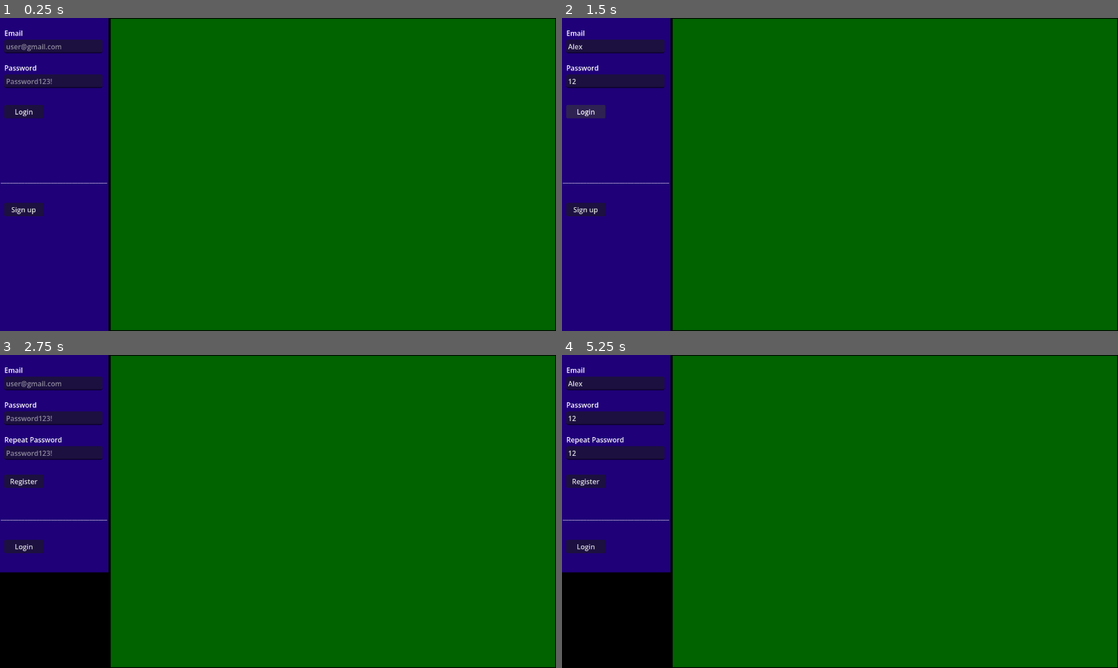
Above: before the commit, frames 1-4 (two rows, left to right).
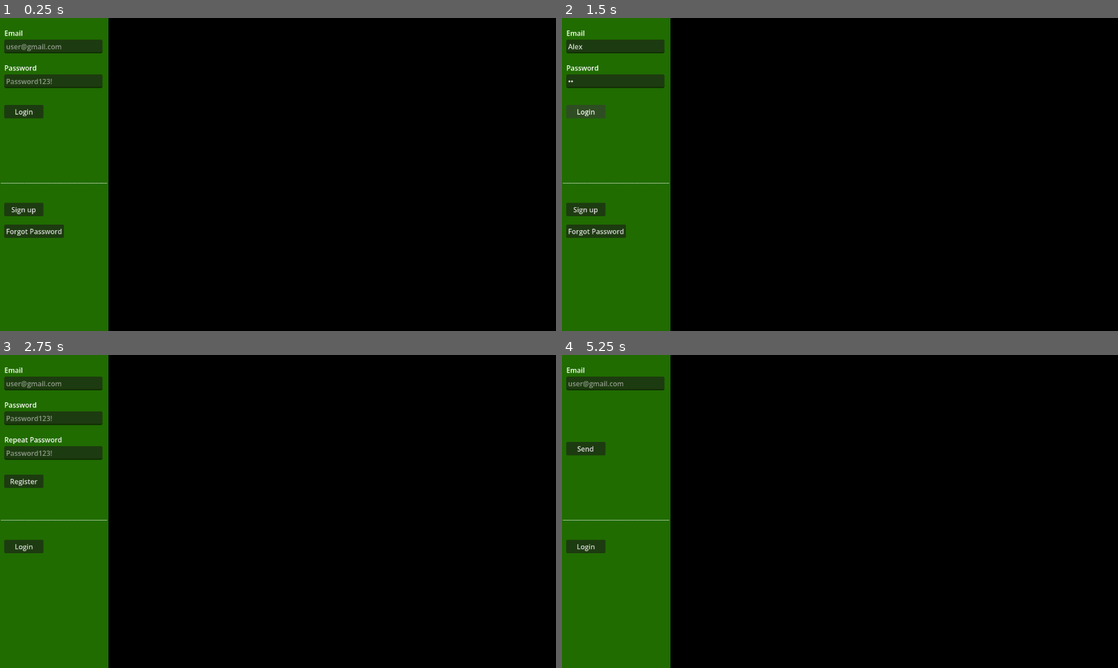
Above: after the commit, the same moments.

Repository: PM-Micael/Project-Dungeon-Life
Game: Godot game, scene res://Scenes/Clients/Main/Login/start_client.tscn
Same seed, same stepped clock (60 frames per second), same inputs: the game is played once before the commit and once after it.
Inputs (mouse positions are in pixels of both pictures, inside the frame that each line leads up to):
- Up to frame 1 (0.25 s): no input
- Up to frame 2 (1.5 s): click (617, 46) at 0.52 s; type "Alex" at 0.6 s; click (617, 80) at 0.75 s; type "12" at 0.83 s; click "Login" at 1.25 s
- Up to frame 3 (2.75 s): click "Sign up" at 2 s
- Up to frame 4 (5.25 s): click (617, 383) at 2.77 s; type "Alex" at 2.85 s; click (617, 417) at 3 s; type "12" at 3.08 s; click (617, 452) at 3.23 s; type "12" at 3.32 s; click "Register" at 3.5 s; click "Login" at 4.25 s; click "Sign up" (after the commit: "Forgot Password") at 5 s

The runs differ from the first frame. In frame 1, 99% of the frame differs, in the area x 0-100%, y 0-100%; in frame 2, 99%; in frame 3, 99%; in frame 4, 99%.
Error before the commit: Invalid access to property or key 'msg' on a base object of type 'Nil'. (res://Scenes/Clients/Main/Login/login.gd:58)
Error after the commit: Invalid access to property or key 'msg' on a base object of type 'Nil'. (res://Scenes/Clients/Main/Login/login.gd:111)

Commit message:
You can now reset your password should it be forgotten.

Diff:
--- a/Data/Helpers/auth.gd
+++ b/Data/Helpers/auth.gd
@@ -63,6 +63,53 @@
 	}
 
 
+func send_password_reset(email: String) -> Dictionary:
+	var url = Database.SUPABASE_URL + "/auth/v1/recover"
+
+	var headers = [
+		"apikey: " + Database.SUPABASE_KEY,
+		"Content-Type: application/json"
+	]
+
+	var body = {
+		"email": email
+	}
+
+	var http := HTTPRequest.new()
+	add_child(http)
+
+	var err = http.request(
+		url,
+		headers,
+		HTTPClient.METHOD_POST,
+		JSON.stringify(body)
+	)
+
+	if err != OK:
+		http.queue_free()
+		return {
+			"success": false,
+			"error": "Failed to start request."
+		}
+
+	var response = await http.request_completed
+
+	var code: int = response[1]
+	var text = response[3].get_string_from_utf8()
+
+	http.queue_free()
+
+	if code != 200:
+		return {
+			"success": false,
+			"status": code,
+			"body": text
+		}
+
+	return {
+		"success": true
+	}
+
 func login_user(email: String, password: String) -> Dictionary:
 	var url = Database.SUPABASE_URL + "/auth/v1/token?grant_type=password"
 
--- a/Data/database.gd
+++ b/Data/database.gd
@@ -26,10 +26,11 @@
 	if response_code == 200:
 		var data = JSON.parse_string(body.get_string_from_utf8())
 
-		var patch_note: Dictionary = data[0]
+		if data.size() > 0:
+			var patch_note: Dictionary = data[0]
 
-		print(data)
-		print(patch_note["version"])
+			print(data)
+			print(patch_note["version"])
 
 		http.queue_free()
 		return data
--- a/Scenes/Clients/Main/Login/login.gd
+++ b/Scenes/Clients/Main/Login/login.gd
@@ -2,46 +2,66 @@
 
 var main_client_scene: PackedScene = load("res://Scenes/Clients/Main/main_client.tscn")
 
+#Login Page
 @onready var email_login_line_edit: LineEdit = $Login/Email/LineEdit
 @onready var email_login_label: Label = $Login/Email/Label
-
 @onready var password_login_line_edit: LineEdit = $Login/Password/LineEdit
 @onready var password_login_label: Label = $Login/Password/Label
+@onready var login_button: Button = $Login/LoginButton
+@onready var register_page_button: Button = $Login/RegisterPageButton
+@onready var recover_password_page_button: Button = $Login/RecoverPasswordPageButton
+@onready var login_message_label: Label = $Login/ErrorLabel
 
-@onready var login_button: Button = $Login/LoginButton
-
+#Register page
 @onready var email_register_line_edit: LineEdit = $Register/Email/LineEdit
 @onready var email_register_label: Label = $Register/Email/Label
-
 @onready var password_register_line_edit: LineEdit = $Register/Password/LineEdit
 @onready var password_register_label: Label = $Register/Password/Label
-
 @onready var repeat_password_register_line_edit: LineEdit = $Register/RepeatPassword/LineEdit
 @onready var repeat_password_register_label: Label = $Register/RepeatPassword/Label
+@onready var register_button: Button = $Register/RegisterButton
+@onready var login_page_button: Button = $Register/LoginPageButton
+@onready var register_error_label: Label = $Register/ErrorLabel
 
-@onready var register_button: Button = $Register/RegisterButton
+#Recover Password Page
+@onready var recover_password_email_line_edit: LineEdit = $PasswordRecover/Email/LineEdit
+@onready var recover_password_email_label: Label = $PasswordRecover/Email/Label
+@onready var send_recovery_email_button: Button = $PasswordRecover/SendRecoveryEmailButton
+@onready var recover_password_message_label: Label = $PasswordRecover/MessageLabel
+@onready var error_label: Label = $Register/ErrorLabel
+@onready var recover_password_login_page_button: Button = $PasswordRecover/LoginPageButton
 
-@onready var register_page_button: Button = $Login/RegisterPageButton
-@onready var login_page_button: Button = $Register/LoginPageButton
-
-@onready var register_error_label: Label = $Register/ErrorLabel
-@onready var login_error_label: Label = $Login/ErrorLabel
 
 func _ready() -> void:
 	Database.get_table("patch_notes")
 	login_button.pressed.connect(login_button_pressed)
 	login_page_button.pressed.connect(change_window.bind("Login"))
+	recover_password_login_page_button.pressed.connect(change_window.bind("Login"))
 	register_button.pressed.connect(register_button_pressed)
 	register_page_button.pressed.connect(change_window.bind("Register"))
+	recover_password_page_button.pressed.connect(change_window.bind("PasswordRecover"))
+	send_recovery_email_button.pressed.connect(recover_password_button_pressed)
 
 func change_window(window_type: String):
 	match window_type:
 		"Login":
 			get_node("Login").visible = true
 			get_node("Register").visible = false
+			get_node("PasswordRecover").visible = false
 		"Register":
 			get_node("Register").visible = true
 			get_node("Login").visible = false
+			get_node("PasswordRecover").visible = false
+		"PasswordRecover":
+			get_node("PasswordRecover").visible = true
+			get_node("Register").visible = false
+			get_node("Login").visible = false
+
+func recover_password_button_pressed():
+	var result = await Auth.send_password_reset(recover_password_email_line_edit.text)
+
+	recover_password_message_label.text = "Recovery email has been sent."
+	recover_password_message_label.visible = true
 
 func register_button_pressed():
 	var email: String = email_register_line_edit.text
@@ -87,6 +107,8 @@
 		get_tree().current_scene = main_client
 		print(result["response_text"])
 	else:
+		var response = JSON.parse_string(result["response_text"])
+		var msg = response["msg"]
 		print(result["response_text"])
-		login_error_label.text = "Wrong email or password."
-		login_error_label.visible = true
+		login_message_label.text = msg
+		login_message_label.visible = true
--- a/Scenes/Clients/Main/Login/start_client.tscn
+++ b/Scenes/Clients/Main/Login/start_client.tscn
@@ -20,7 +20,7 @@
 [node name="ColorRect" type="ColorRect" parent="Login/Style" unique_id=696057583]
 offset_right = 250.0
 offset_bottom = 720.0
-color = Color(0.12156863, 0, 0.47058824, 1)
+color = Color(0.16120416, 0.55071867, 5.7756904e-07, 0.77254903)
 
 [node name="Line" type="Label" parent="Login/Style" unique_id=1932454018]
 offset_top = 360.0
@@ -52,6 +52,7 @@
 offset_right = 226.0
 offset_bottom = 61.0
 placeholder_text = "Password123!"
+secret = true
 
 [node name="Label" type="Label" parent="Login/Password" unique_id=439726492]
 offset_right = 49.0
@@ -76,12 +77,19 @@
 [node name="ErrorLabel" type="Label" parent="Login" unique_id=1940508905]
 visible = false
 offset_left = 1.0
-offset_top = 388.0
-offset_right = 902.0
-offset_bottom = 411.0
+offset_top = 350.0
+offset_right = 249.0
+offset_bottom = 373.0
 text = "Error"
 horizontal_alignment = 1
 
+[node name="RecoverPasswordPageButton" type="Button" parent="Login" unique_id=445706042]
+offset_left = 10.0
+offset_top = 475.0
+offset_right = 147.0
+offset_bottom = 506.0
+text = "Forgot Password"
+
 [node name="Register" type="Node2D" parent="." unique_id=46695619]
 visible = false
 
@@ -89,8 +97,8 @@
 
 [node name="ColorRect" type="ColorRect" parent="Register/Style" unique_id=1043030777]
 offset_right = 250.0
-offset_bottom = 500.0
-color = Color(0.12156863, 0, 0.47058824, 1)
+offset_bottom = 720.0
+color = Color(0.16078432, 0.54901963, 0, 0.77254903)
 
 [node name="Line" type="Label" parent="Register/Style" unique_id=1592540431]
 offset_top = 360.0
@@ -122,6 +130,7 @@
 offset_right = 226.0
 offset_bottom = 61.0
 placeholder_text = "Password123!"
+secret = true
 
 [node name="Label" type="Label" parent="Register/Password" unique_id=435089895]
 offset_right = 75.0
@@ -137,6 +146,7 @@
 offset_right = 226.0
 offset_bottom = 61.0
 placeholder_text = "Password123!"
+secret = true
 
 [node name="Label" type="Label" parent="Register/RepeatPassword" unique_id=145346582]
 offset_right = 133.0
@@ -161,9 +171,9 @@
 [node name="ErrorLabel" type="Label" parent="Register" unique_id=99324753]
 visible = false
 offset_left = 1.0
-offset_top = 388.0
-offset_right = 902.0
-offset_bottom = 411.0
+offset_top = 350.0
+offset_right = 249.0
+offset_bottom = 373.0
 text = "Error"
 horizontal_alignment = 1
 
@@ -174,9 +184,11 @@
 [node name="Style" type="Node2D" parent="News" unique_id=861465688]
 
 [node name="ColorRect" type="ColorRect" parent="News/Style" unique_id=1368401775]
-offset_right = 1023.0
-offset_bottom = 716.0
-color = Color(0, 0.3882353, 0, 1)
+offset_left = -5.0
+offset_top = -2.0
+offset_right = 1025.0
+offset_bottom = 718.0
+color = Color(0, 0, 0, 1)
 
 [node name="ScrollContainer" type="ScrollContainer" parent="News" unique_id=1553465159]
 offset_left = 2.0
@@ -187,10 +199,57 @@
 layout_mode = 2
 size_flags_horizontal = 3
 
-[node name="ArtScreen" type="Node2D" parent="." unique_id=1083602792]
-
-[node name="ColorRect" type="ColorRect" parent="ArtScreen" unique_id=1082307286]
-visible = false
-offset_left = 250.0
-offset_right = 900.0
-offset_bottom = 718.0
+[node name="PasswordRecover" type="Node2D" parent="." unique_id=1353391572]
+visible = false
+
+[node name="Style" type="Node2D" parent="PasswordRecover" unique_id=1079285085]
+
+[node name="ColorRect" type="ColorRect" parent="PasswordRecover/Style" unique_id=707725054]
+offset_right = 250.0
+offset_bottom = 720.0
+color = Color(0.16120416, 0.55071867, 5.7756904e-07, 0.77254903)
+
+[node name="Line" type="Label" parent="PasswordRecover/Style" unique_id=994669486]
+offset_top = 360.0
+offset_right = 250.0
+offset_bottom = 383.0
+text = "____________________________________"
+horizontal_alignment = 1
+
+[node name="Email" type="Node2D" parent="PasswordRecover" unique_id=906472889]
+position = Vector2(10, 20)
+
+[node name="LineEdit" type="LineEdit" parent="PasswordRecover/Email" unique_id=1500549939]
+offset_top = 30.0
+offset_right = 226.0
+offset_bottom = 61.0
+placeholder_text = "user@gmail.com"
+
+[node name="Label" type="Label" parent="PasswordRecover/Email" unique_id=1462743450]
+offset_right = 49.0
+offset_bottom = 29.0
+text = "Email"
+vertical_alignment = 1
+
+[node name="SendRecoveryEmailButton" type="Button" parent="PasswordRecover" unique_id=520485809]
+offset_left = 10.0
+offset_top = 200.0
+offset_right = 100.0
+offset_bottom = 231.0
+text = "Send"
+
+[node name="LoginPageButton" type="Button" parent="PasswordRecover" unique_id=226211750]
+offset_left = 10.0
+offset_top = 425.0
+offset_right = 100.0
+offset_bottom = 456.0
+text = "Login"
+
+[node name="MessageLabel" type="Label" parent="PasswordRecover" unique_id=588727587]
+visible = false
+offset_left = 1.0
+offset_top = 350.0
+offset_right = 249.0
+offset_bottom = 373.0
+text = "Error"
+horizontal_alignment = 1
